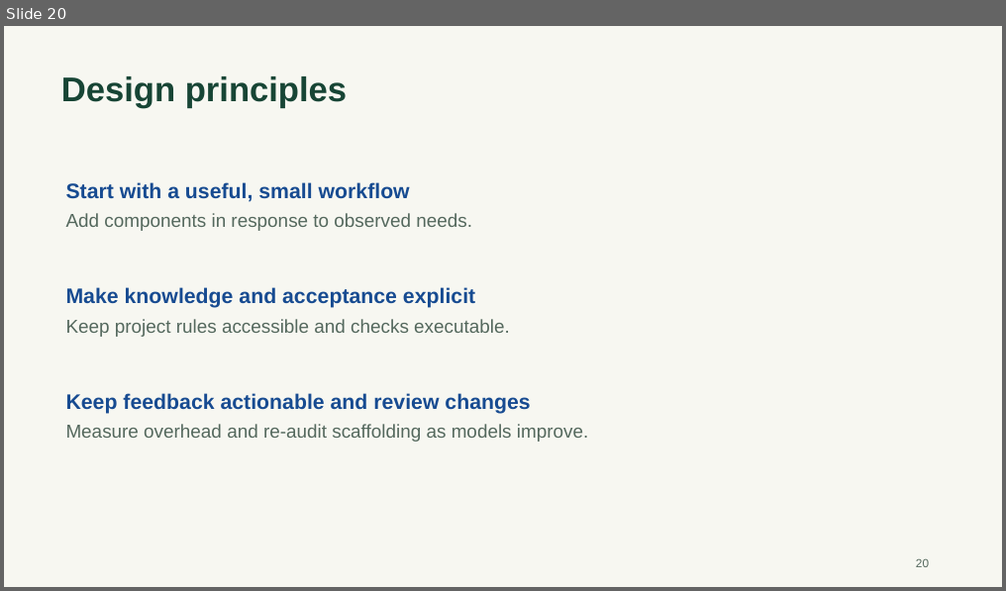
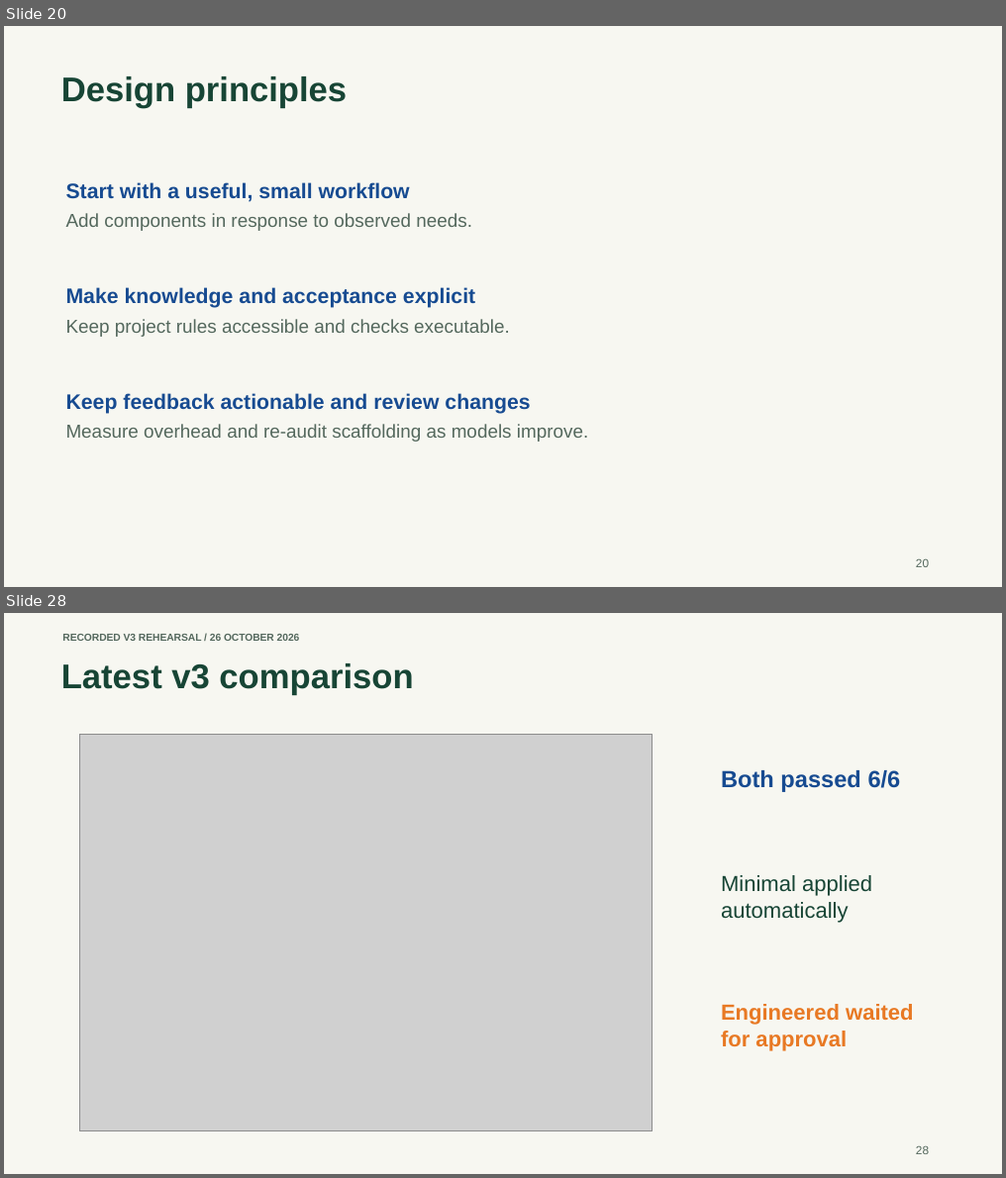
Before and after one commit to shubham-t/harness-lab, a slide deck: presentation/Agent-Harness-Workshop.pptx. Shown one above the other, each under a label of ours: slide 20 before the commit, slides 20 and 28 after it; the slides between them are not shown. The pictures are 1006x591 and 1006x1178 pixels, drawn with LibreOffice and Linux fonts; fonts in the diff are those of the drawing; grey boxes stand for pictures. Boxes give left, top, right and bottom in pixels: in the first picture for what was removed or moved away, otherwise in the second. Text is boxed around its words. In the diff, an @@ line names an element or a change of style, - is before the commit and + after.

Commit message:
Clarify live outcomes, harden rehearsal evaluation and record v3 evidence

```diff
--- a/presentation/Agent-Harness-Workshop.pptx
+++ b/presentation/Agent-Harness-Workshop.pptx
@@ slide 28 added at [4,613,1002,1174], background #F7F7F1 @@
@@ text added at [62,634,300,641], 9.8 pt, text #54685D, bold @@
+RECORDED V3 REHEARSAL / 26 OCTOBER 2026
@@ text added at [61,663,413,695], 33 pt, text #174535, bold @@
+Latest v3 comparison
@@ picture added at [79,734,652,1131] @@
@@ text added at [721,770,901,792], 22.5 pt, text #174B91, bold @@
+Both passed 6/6
@@ text added at [721,875,872,923], 21 pt, text #174535 @@
+Minimal applied automatically
@@ text added at [721,1004,914,1052], 21 pt, text #E87924, bold @@
+Engineered waited for approval
@@ text added at [916,1147,929,1155], 11.2 pt, text #54685D @@
+28
```
Also in this commit, not shown: 13 slides changed, 1 other slide added, 45 other files.
